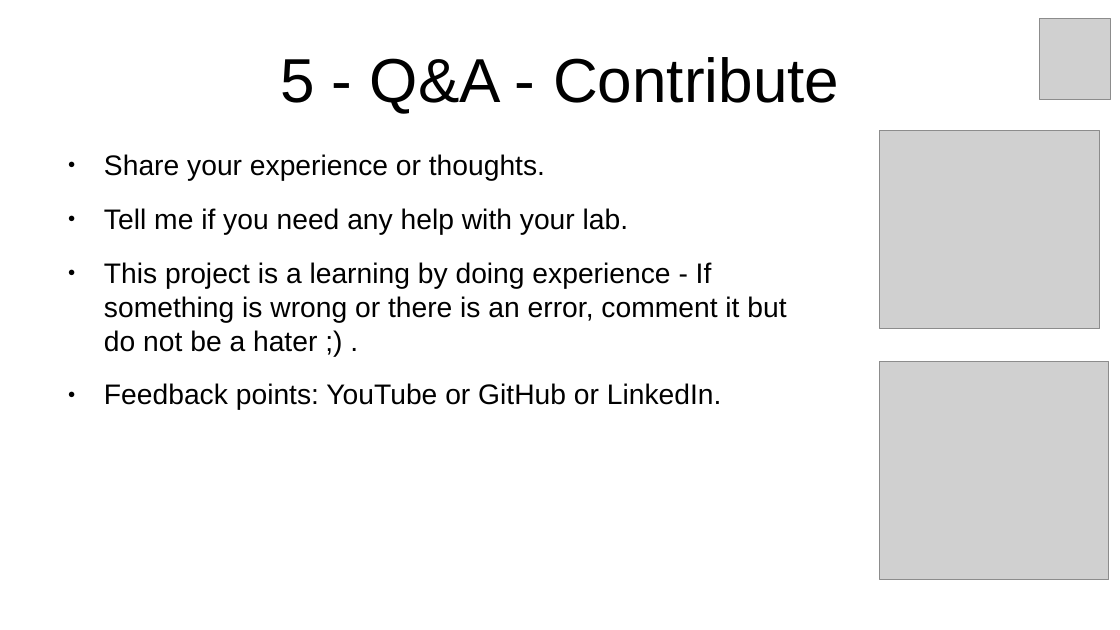
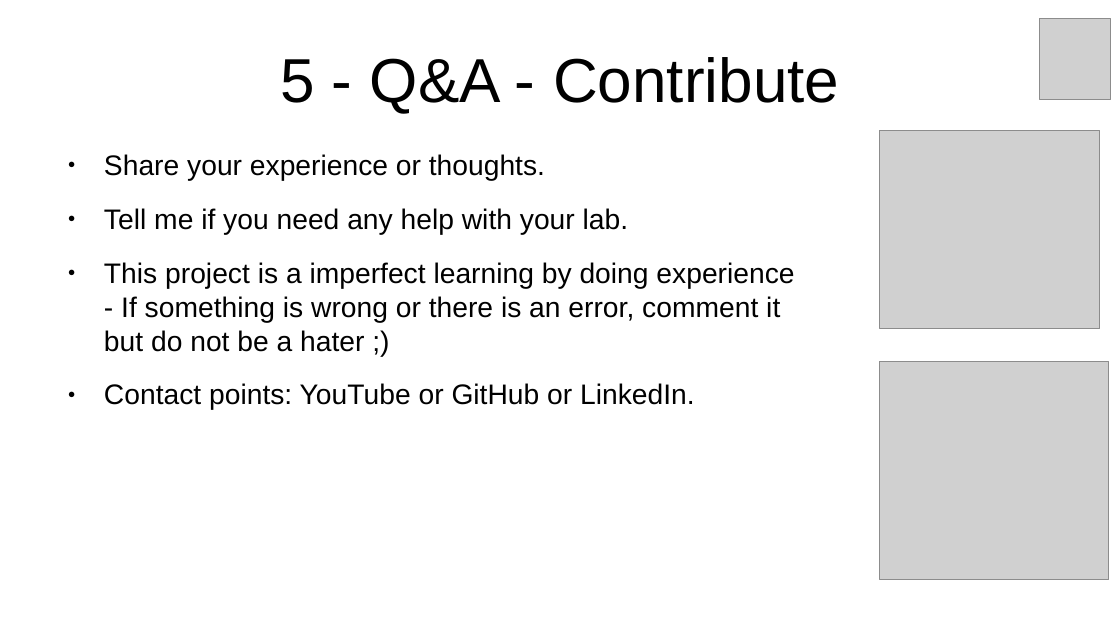
Before and after one commit to inigokintana/homelab-2-prod-ai-golden-path, a slide deck: slide 9 of docs/Presentation-homelab-2-prod-ai-golden-path.odp. Drawn at 1120x630 pixels with LibreOffice and Linux fonts; fonts in the diff are those of the drawing; grey boxes stand for pictures. Boxes give left, top, right and bottom in pixels: in the first picture for what was removed or moved away, otherwise in the second. Text is boxed around its words. In the diff, an @@ line names an element or a change of style, - is before the commit and + after.

```diff
--- a/docs/Presentation-homelab-2-prod-ai-golden-path.odp
+++ b/docs/Presentation-homelab-2-prod-ai-golden-path.odp
@@ text at <box>104,262,794,410</box>: text changed @@
-● This project is a learning by doing experience - If something is wrong or there is an error, comment it but do not be a hater ;) .
-● Feedback points: YouTube or GitHub or LinkedIn.
+● This project is a imperfect learning by doing experience - If something is wrong or there is an error, comment it but do not be a hater ;)
+● Contact points: YouTube or GitHub or LinkedIn.
```
Also in this commit, not shown: 8 other slides changed, 4 other files.
